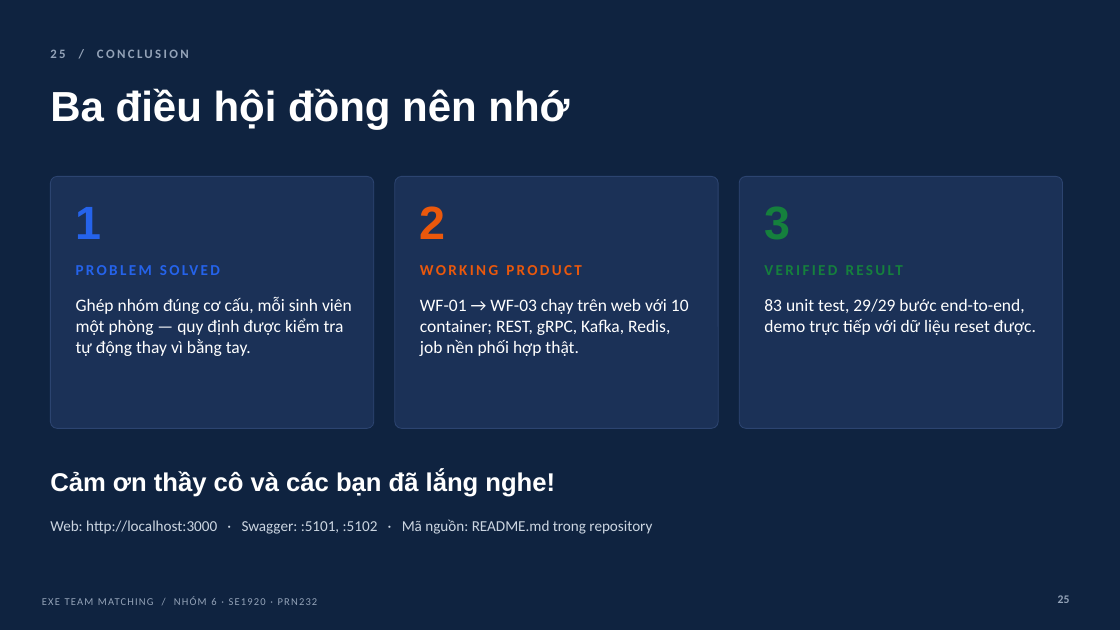
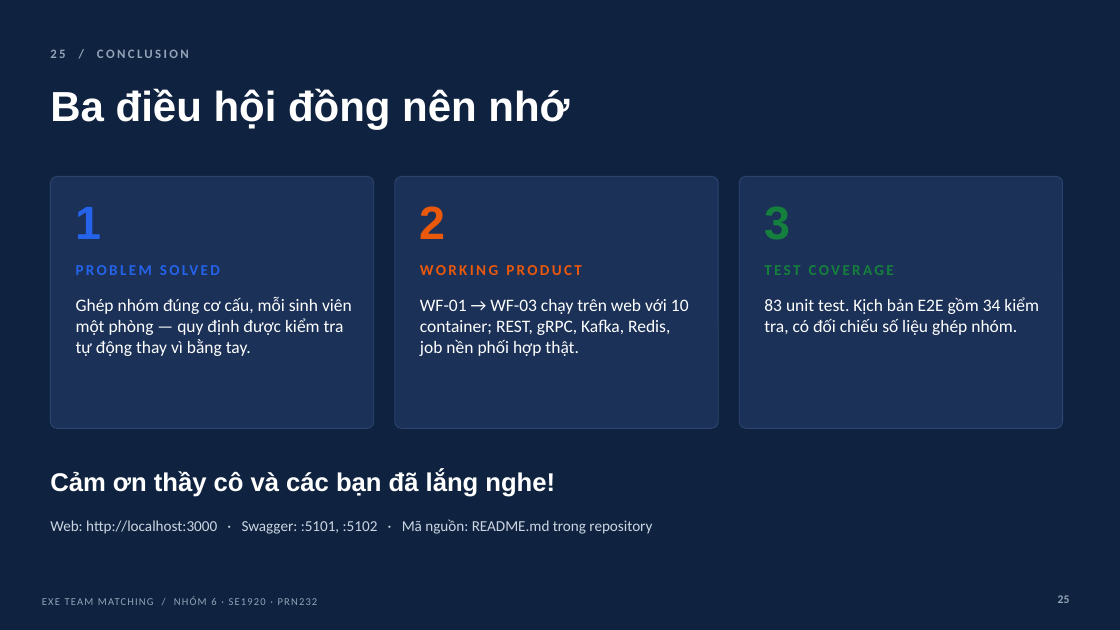
Before and after one commit to co-duong-hao/PRN232_Final, a slide deck: slide 25 of docs/slides/EXE_Team_Matching_Nhom6.pptx. Drawn at 1120x630 pixels with LibreOffice and Linux fonts; fonts in the diff are those of the drawing. Boxes give left, top, right and bottom in pixels: in the first picture for what was removed or moved away, otherwise in the second. Text is boxed around its words. In the diff, an @@ line names an element or a change of style, - is before the commit and + after.

```diff
--- a/docs/slides/EXE_Team_Matching_Nhom6.pptx
+++ b/docs/slides/EXE_Team_Matching_Nhom6.pptx
@@ text at (764,265,894,275): text changed @@
-VERIFIED RESULT
+TEST COVERAGE
@@ text at (764,297,1039,335): text changed @@
-83 unit test, 29/29 bước end-to-end, demo trực tiếp với dữ liệu reset được.
+83 unit test. Kịch bản E2E gồm 34 kiểm tra, có đối chiếu số liệu ghép nhóm.
```
Also in this commit, not shown: 3 other slides changed, 11 other files.
